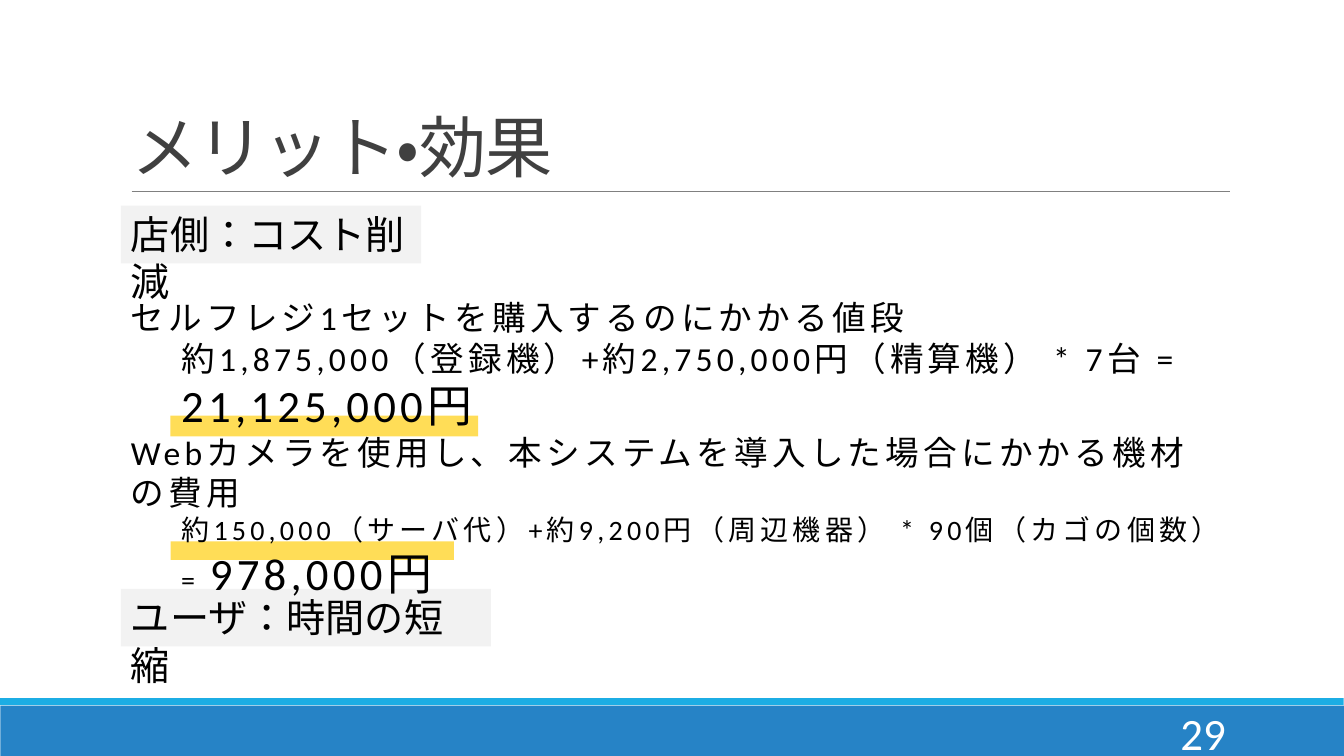
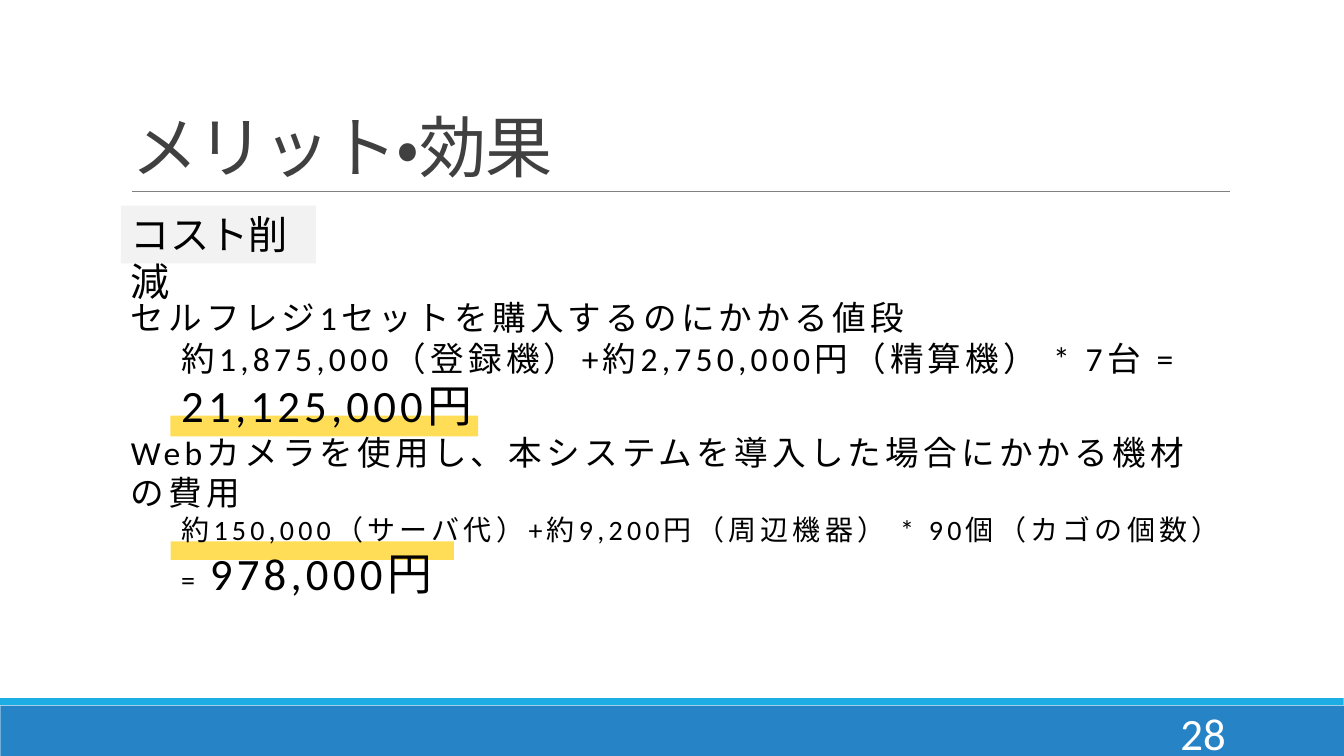
Before and after one commit to DJ956/YoloBarcodeReader, a slide deck: slide 29 of プレゼン/enpit.pptx (slide 30 before the commit). Drawn at 1344x756 pixels with LibreOffice and Linux fonts; fonts in the diff are those of the drawing. Boxes give left, top, right and bottom in pixels: in the first picture for what was removed or moved away, otherwise in the second. Text is boxed around its words. In the diff, an @@ line names an element or a change of style, - is before the commit and + after.

```diff
--- a/プレゼン/enpit.pptx
+++ b/プレゼン/enpit.pptx
@@ rectangle "コスト削減": place and size @@
-rectangle "コスト削減" at (121, 206, 421, 263)
+rectangle "コスト削減" at (121, 206, 316, 263)
@@ text in rectangle at (131, 216, 288, 307): text changed @@
-店側：コスト削減
+コスト削減
@@ rectangle removed at (121, 589, 491, 646) @@
-ユーザ：時間の短縮
@@ page number at (1180, 719, 1225, 751): text changed @@
-29
+28
```
Also in this commit, not shown: 1 other slide changed.
